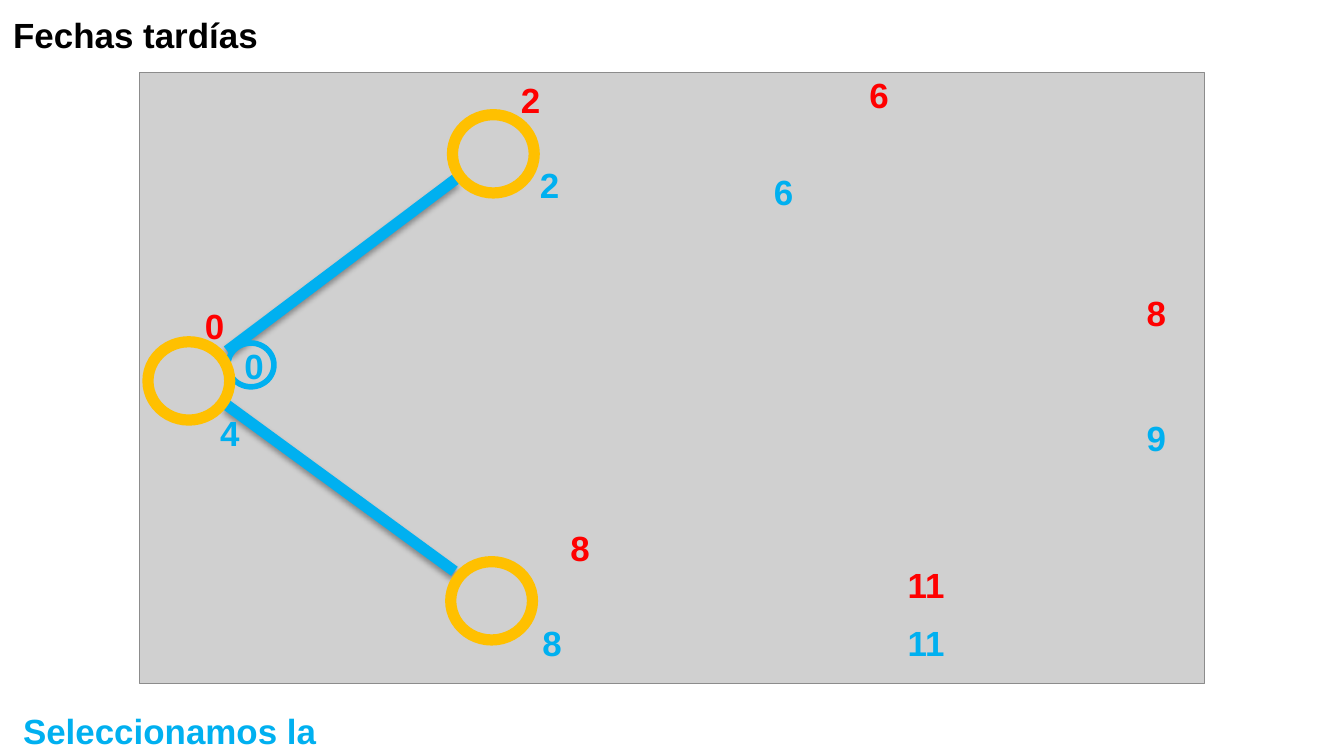
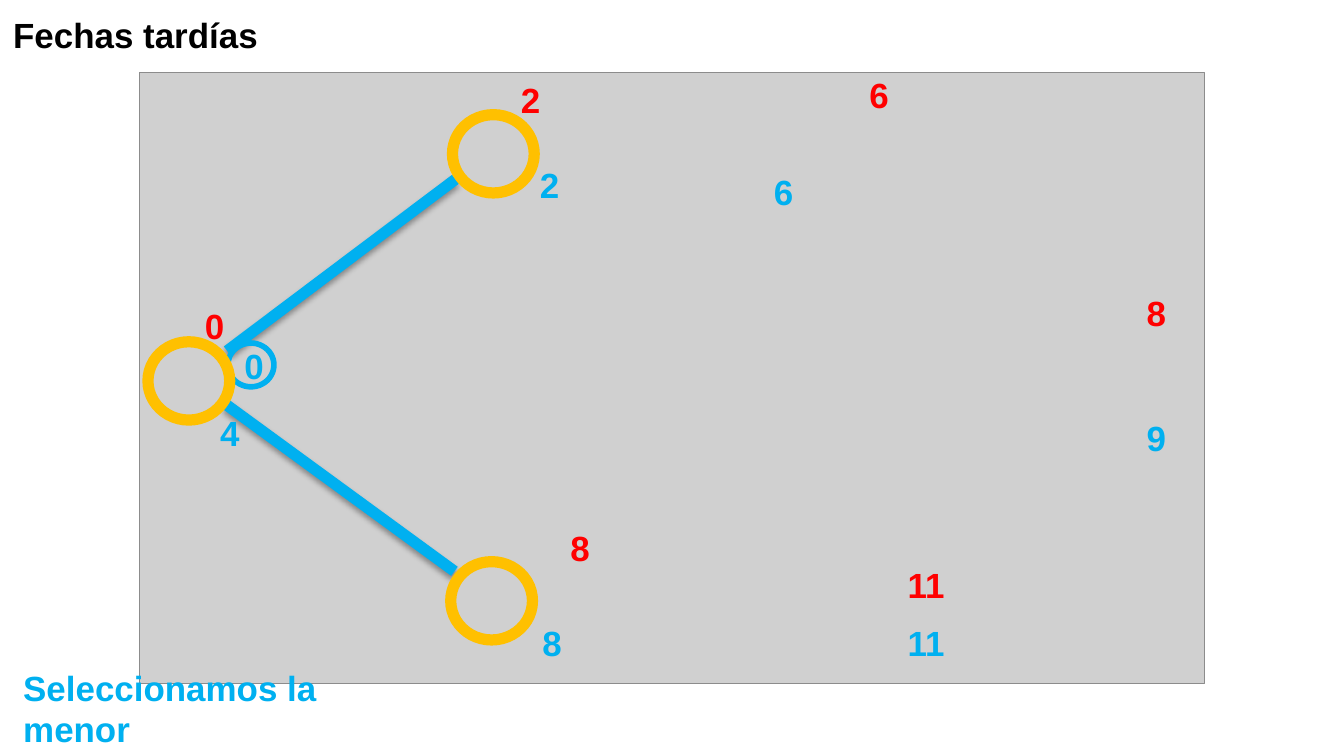
Before and after one commit to investigacion-operativa/pyOperativ, a slide deck: slide 17 of 06_grafos/ejercicios/clase09_ejercicio_2/ejercicio_2.pptx. Drawn at 1344x756 pixels with LibreOffice and Linux fonts; fonts in the diff are those of the drawing; grey boxes stand for pictures. Boxes give left, top, right and bottom in pixels: in the first picture for what was removed or moved away, otherwise in the second. Text is boxed around its words. In the diff, an @@ line names an element or a change of style, - is before the commit and + after.

```diff
--- a/06_grafos/ejercicios/clase09_ejercicio_2/ejercicio_2.pptx
+++ b/06_grafos/ejercicios/clase09_ejercicio_2/ejercicio_2.pptx
@@ text "Seleccionamos la menor" rewrapped from <box>23,718,316,745</box> to <box>23,672,316,743</box> @@
```
Also in this commit, not shown: 4 other slides changed, 1 other file.
